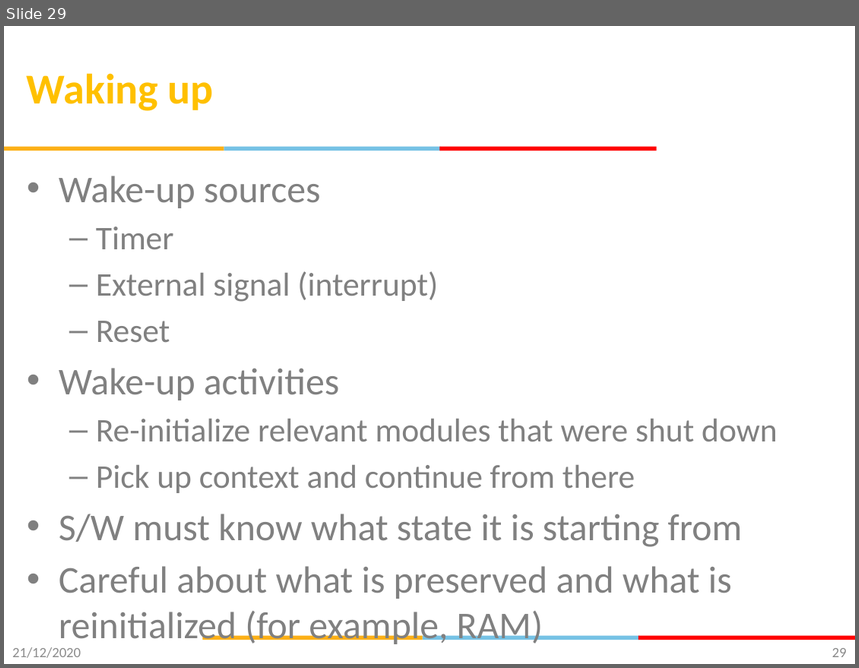
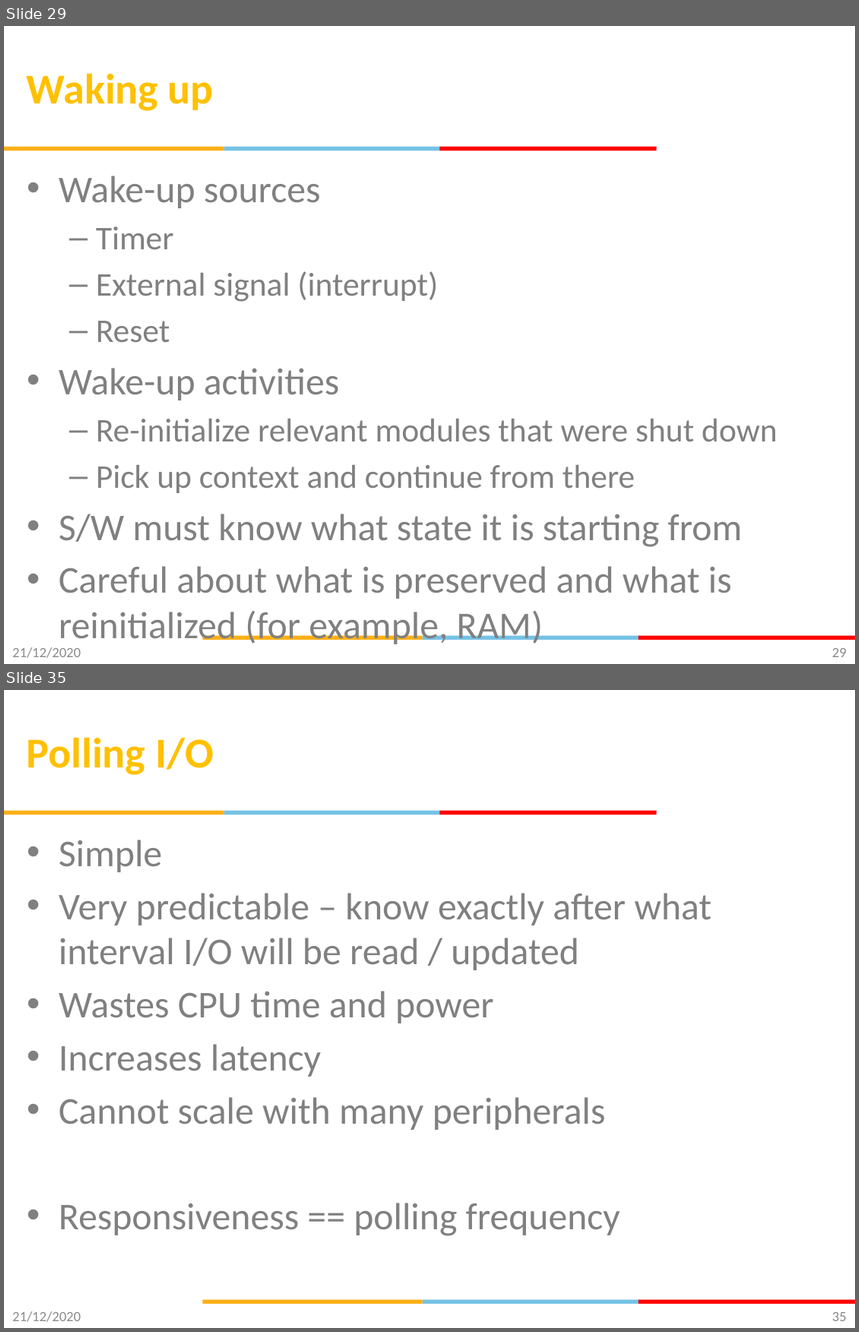
Before and after one commit to gsaurabhr-teaching/csg523-material, a slide deck: Lec-6-8-embedded-fundamentals.pptx. Shown one above the other, each under a label of ours: slide 29 before the commit, slides 29 and 35 after it; the slides between them are not shown. The pictures are 859x668 and 859x1332 pixels, drawn with LibreOffice and Linux fonts; fonts in the diff are those of the drawing; background and template pictures are left out. Boxes give left, top, right and bottom in pixels: in the first picture for what was removed or moved away, otherwise in the second. Text is boxed around its words. In the diff, an @@ line names an element or a change of style, - is before the commit and + after.

Commit message:
included MMIO, polling and interrupts

```diff
--- a/Lec-6-8-embedded-fundamentals.pptx
+++ b/Lec-6-8-embedded-fundamentals.pptx
@@ slide 35 added at (4, 690, 855, 1328), background #FFFFFF; not listed: 6 template elements that a slide beside it also shows @@
@@ title added at (27, 737, 214, 775), 36 pt, text #FFC000, bold @@
+Polling I/O
@@ text added at (59, 840, 712, 1236), 32 pt, text #808080 @@
+• Simple
+• Very predictable – know exactly after what interval I/O will be read / updated
+• Wastes CPU time and power
+• Increases latency
+• Cannot scale with many peripherals
+• Responsiveness == polling frequency
@@ text added at (12, 1312, 81, 1322), 12 pt, text #8C8C8C @@
+21/12/2020
@@ page number added at (832, 1312, 847, 1322), 12 pt, text #898989 @@
+35
```
Also in this commit, not shown: 8 slides changed, 11 other slides added.
